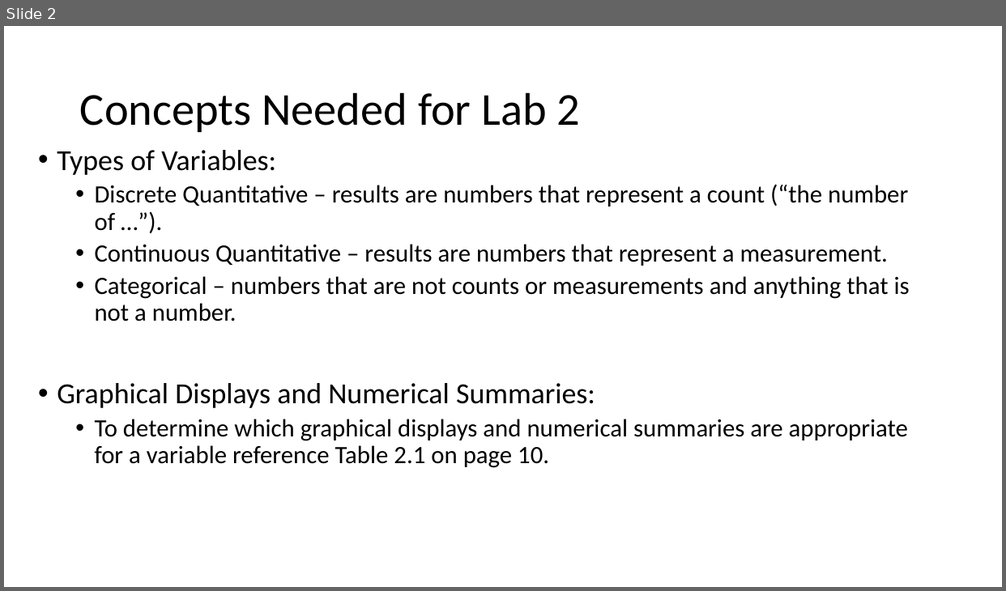
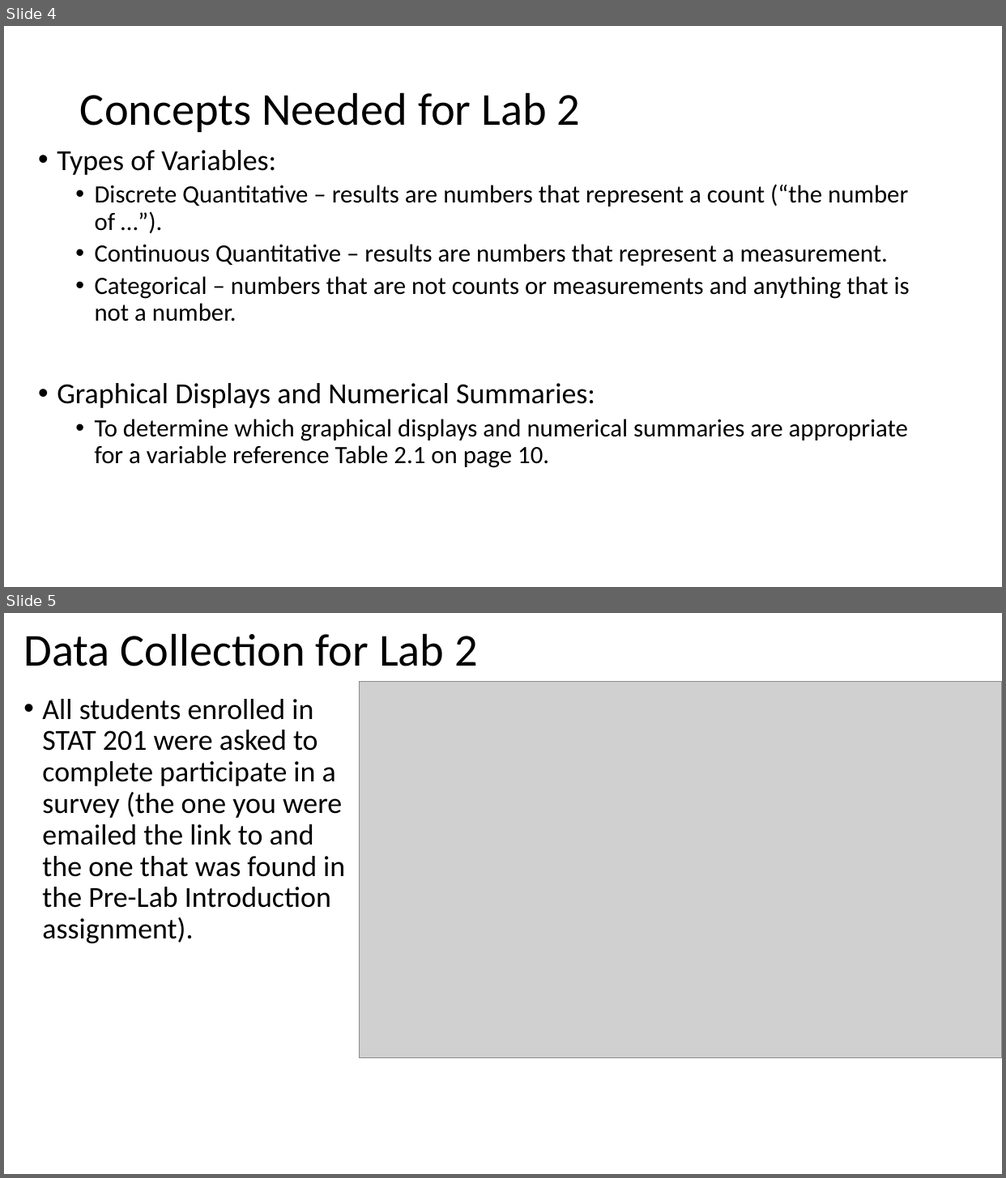
Before and after one commit to Shanlearning/Stat-201-teaching, a slide deck: Lab2/Lab 2.pptx. Shown one above the other, each under a label of ours: slide 2 before the commit, slides 4 and 5 after it. The pictures are 1006x591 and 1006x1178 pixels, drawn with LibreOffice and Linux fonts; fonts in the diff are those of the drawing; grey boxes stand for pictures. Boxes give left, top, right and bottom in pixels: in the first picture for what was removed or moved away, otherwise in the second. Text is boxed around its words. In the diff, an @@ line names an element or a change of style, - is before the commit and + after.

```diff
--- a/Lab2/Lab 2.pptx
+++ b/Lab2/Lab 2.pptx
@@ slide 5 added at (4, 613, 1002, 1174), background #FFFFFF @@
@@ title added at (23, 633, 478, 666), 44 pt, text #000000 @@
+Data Collection for Lab 2
@@ picture added at (359, 681, 1002, 1058) @@
@@ text added at (42, 699, 345, 943), 28 pt, text #000000 @@
+• All students enrolled in STAT 201 were asked to complete participate in a survey (the one you were emailed the link to and the one that was found in the Pre-Lab Introduction assignment).
@@ what was slide 2 is now slide 4 @@
```
Also in this commit, not shown: 1 slide changed, 8 other slides added.
